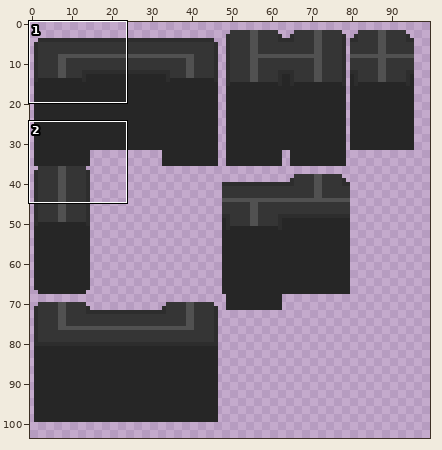
One commit to this sprite sheet: build/debug/content/textures/wall-sheet.png. Above: a wide view before the commit, with the close-up outlined.
Close-up. First the earlier version:
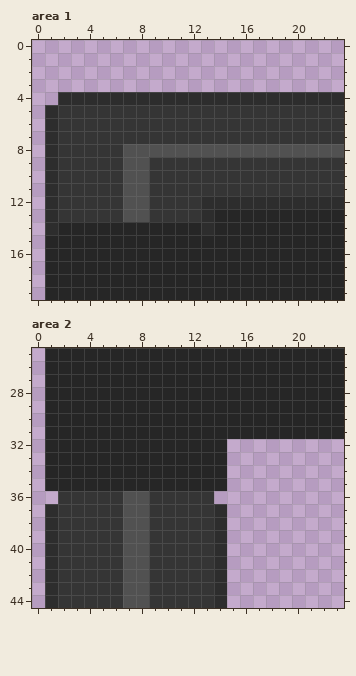
The file is 256x256 pixels. Shown: area 1: x 0..23, y 0..19; area 2: x 0..23, y 25..44. The wide view leaves out empty margins. The commit also changed other parts of the picture, which this record leaves out.
After the commit:
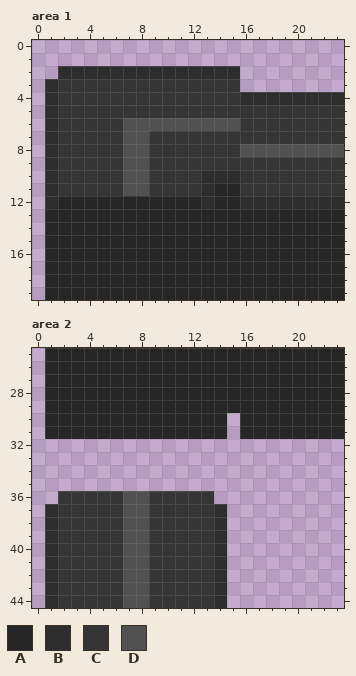
Palette (. is transparent): A #262626  B #2d2d2d  C #353535  D #515151
The edit:
Area 1:
y 2: x 2..15 .............. -> BBBBBBBBBBBBBB
y 3: x 1..15 ............... -> BCCCCCCCCCCCCCC
y 4: x 1..15 .BBBBBBBBBBBBBB -> BCCCCCCCCCCCCCC
y 6: x 7..15 CCCCCCCCC -> DDDDDDDDD
y 7: x 7..8 CC -> DD
y 8: x 9..15 DDDDDDD -> CCCCCCC
y 10: x 13..15 CCC -> BBB
y 11: x 13..15 CCC -> BAA
y 12: x 2..12 CCCCCDDCCCC -> AAAAAAAAAAA; x 14..15 BB -> AA
y 13: x 1..13 BCCCCCDDCCCCB -> AAAAAAAAAAAAA
y 14: x 1 B -> A; x 13 B -> A
Area 2:
y 30..31: x 15 A -> .
y 32..35: x 1..14 AAAAAAAAAAAAAA -> ..............
